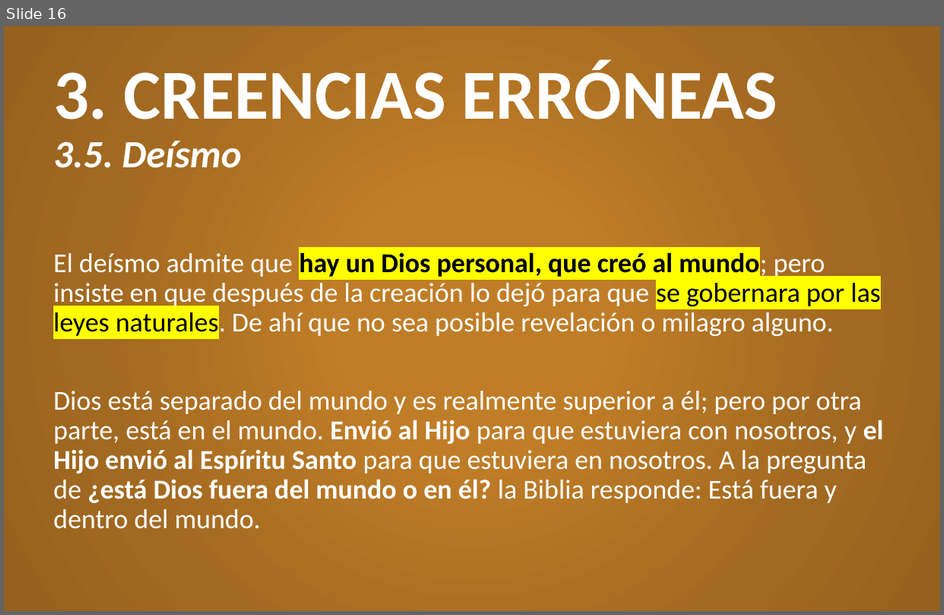
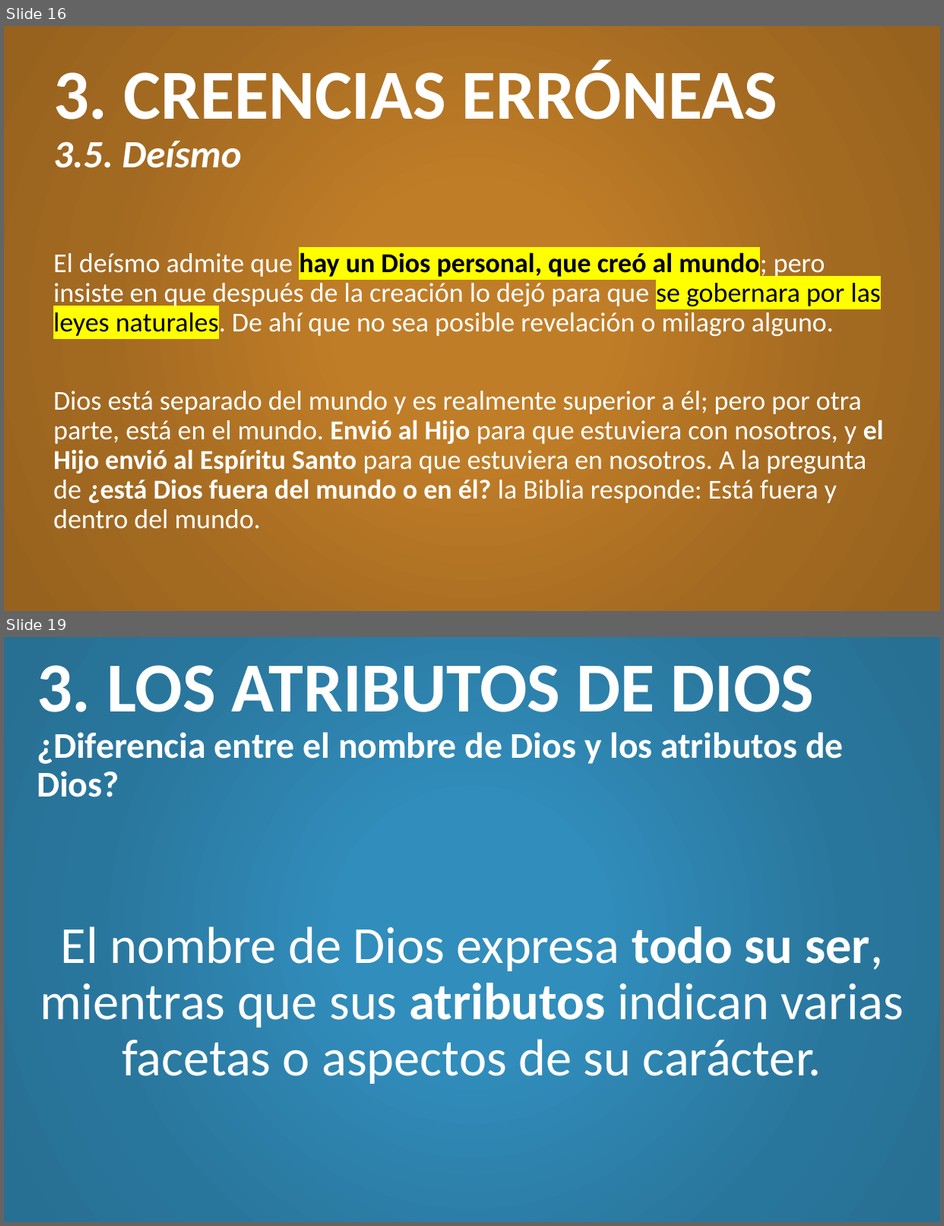
Before and after one commit to CreyTuning/documents, a slide deck: slideshow/Teologia Sistematica y Biblica - Myer Pearlman/Clases/4. Dios.pptx. Shown one above the other, each under a label of ours: slide 16 before the commit, slides 16 and 19 after it; the slides between them are not shown. The pictures are 944x615 and 944x1226 pixels, drawn with LibreOffice and Linux fonts; fonts in the diff are those of the drawing. Boxes give left, top, right and bottom in pixels: in the first picture for what was removed or moved away, otherwise in the second. Text is boxed around its words. In the diff, an @@ line names an element or a change of style, - is before the commit and + after.

Commit message:
4. Dios (Parte 2) y Examen 1

```diff
--- a/slideshow/Teologia Sistematica y Biblica - Myer Pearlman/Clases/4. Dios.pptx
+++ b/slideshow/Teologia Sistematica y Biblica - Myer Pearlman/Clases/4. Dios.pptx
@@ slide 19 added at (4, 637, 940, 1222), background gradient #318DBB to #29769D to #276F93 @@
@@ title added at (37, 665, 844, 797), 27.9 pt, text #FFFFFF, bold @@
+3. LOS ATRIBUTOS DE DIOS
+¿Diferencia entre el nombre de Dios y los atributos de Dios?
@@ text added at (40, 927, 905, 1084), 40 pt, text #FFFFFF @@
+El nombre de Dios expresa todo su ser, mientras que sus atributos indican varias facetas o aspectos de su carácter.
```
Also in this commit, not shown: 11 other slides added, 2 other files.
